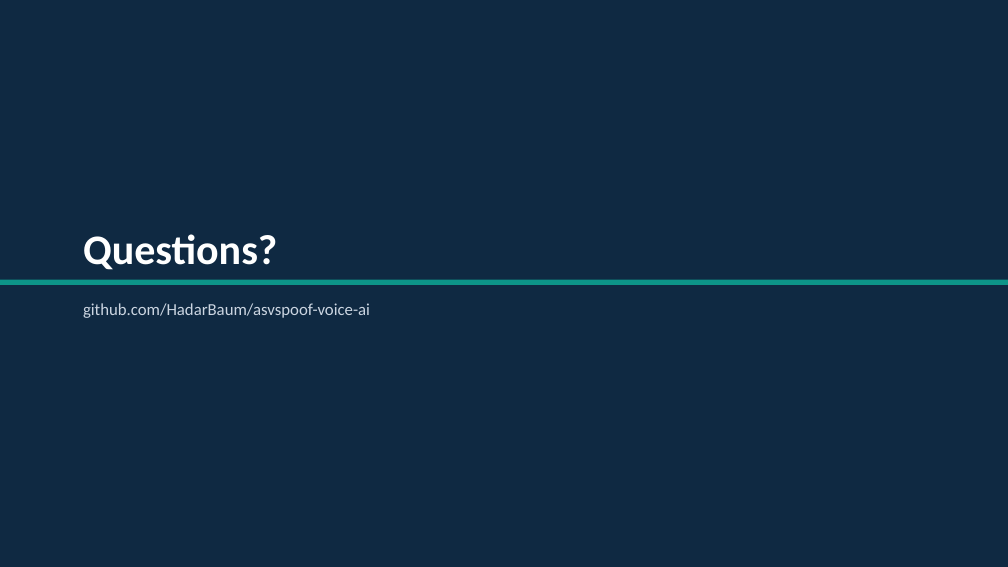
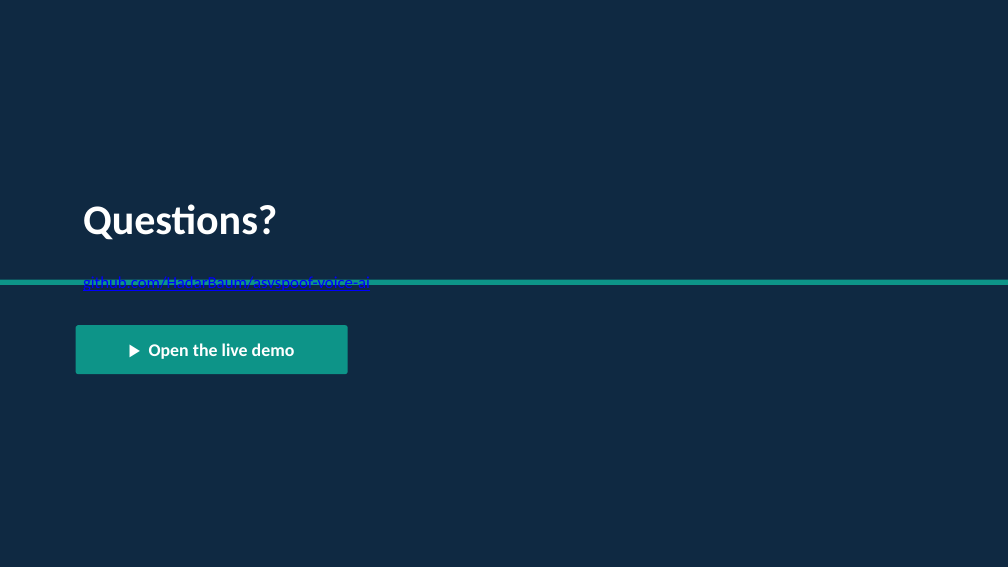
Before and after one commit to HadarBaum/asvspoof-voice-ai, a slide deck: slide 14 of docs/slides/slides.pptx (slide 13 before the commit). Drawn at 1008x567 pixels with LibreOffice and Linux fonts; fonts in the diff are those of the drawing. Boxes give left, top, right and bottom in pixels: in the first picture for what was removed or moved away, otherwise in the second. Text is boxed around its words. In the diff, an @@ line names an element or a change of style, - is before the commit and + after.

Commit message:
Fix bullet colorization bug, add clickable demo links, add EER explanation slide
- Fixed the real bug: add_bullets() was manually pre-wrapping long sentences
  by splitting them across two list entries and rendering the second half as
  a smaller, gray "sub-bullet" - so long points visually cut off mid-sentence
  with the tail end grayed out, for no actual hierarchical reason. Every
  slide's bullets are now single complete sentences in one consistent size
  and color; PowerPoint's own word-wrap (already enabled) handles long lines
  by wrapping onto a second line automatically - no manual splitting needed.

- Added a "How EER is calculated" slide (between the model-comparison and
  accuracy-paradox slides) walking through the actual algorithm: sweep every
  threshold, track false-acceptance vs. false-rejection rate, find where they
  cross - plus the real 4-line code snippet from train_classifier.py's
  compute_eer(), not a paraphrase.

- Added real clickable buttons (PowerPoint hyperlinks via click_action, not
  static images) on the Live Demo slide linking to localhost:5000/classify
  and /dashboard, plus one more on the closing slide linking to the demo
  root and a hyperlinked GitHub URL - actually openable in Slide Show mode
  when presenting from the machine running the app.

```diff
--- a/docs/slides/slides.pptx
+++ b/docs/slides/slides.pptx
@@ text "Questions?": place and size @@
-text "Questions?" at (83, 234, 277, 270)
+text "Questions?" at (83, 204, 277, 240)
@@ text "github.com/HadarBaum/asvspoof-voice-ai": place and size @@
-text "github.com/HadarBaum/asvspoof-voice-ai" at (83, 303, 370, 318)
+text "github.com/HadarBaum/asvspoof-voice-ai" at (83, 276, 370, 291)
@@ text "github.com/HadarBaum/asvspoof-voice-ai" at (83, 276, 370, 291): text colour #CBD5E1 to #0000FF, underline on @@
@@ rounded rectangle added at (76, 325, 348, 374), fill #0D9488, 17 pt, text #FFFFFF, bold @@
+▶ Open the live demo
```
Also in this commit, not shown: 11 other slides changed, 1 slide added, 1 other file.
